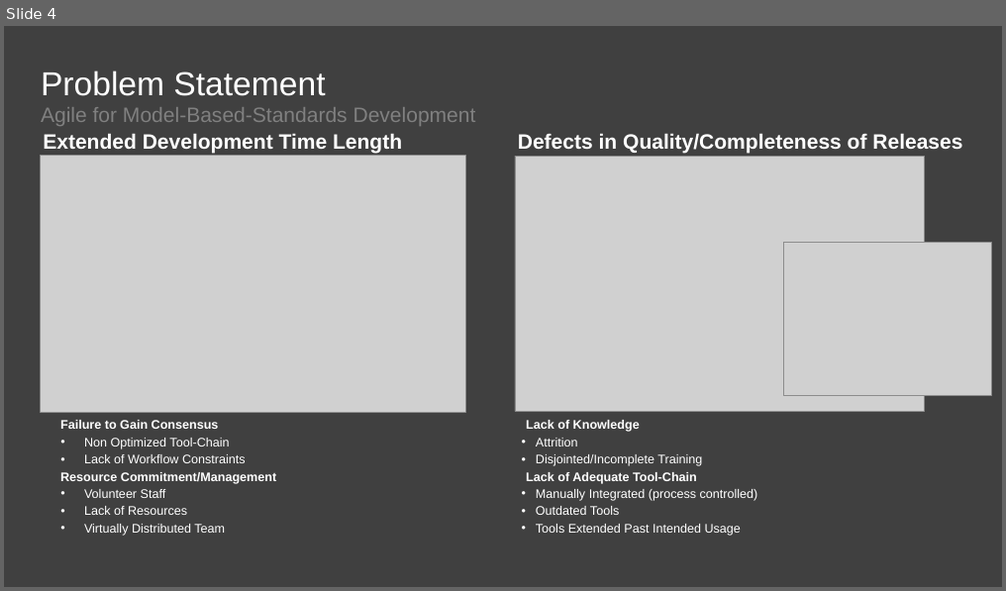
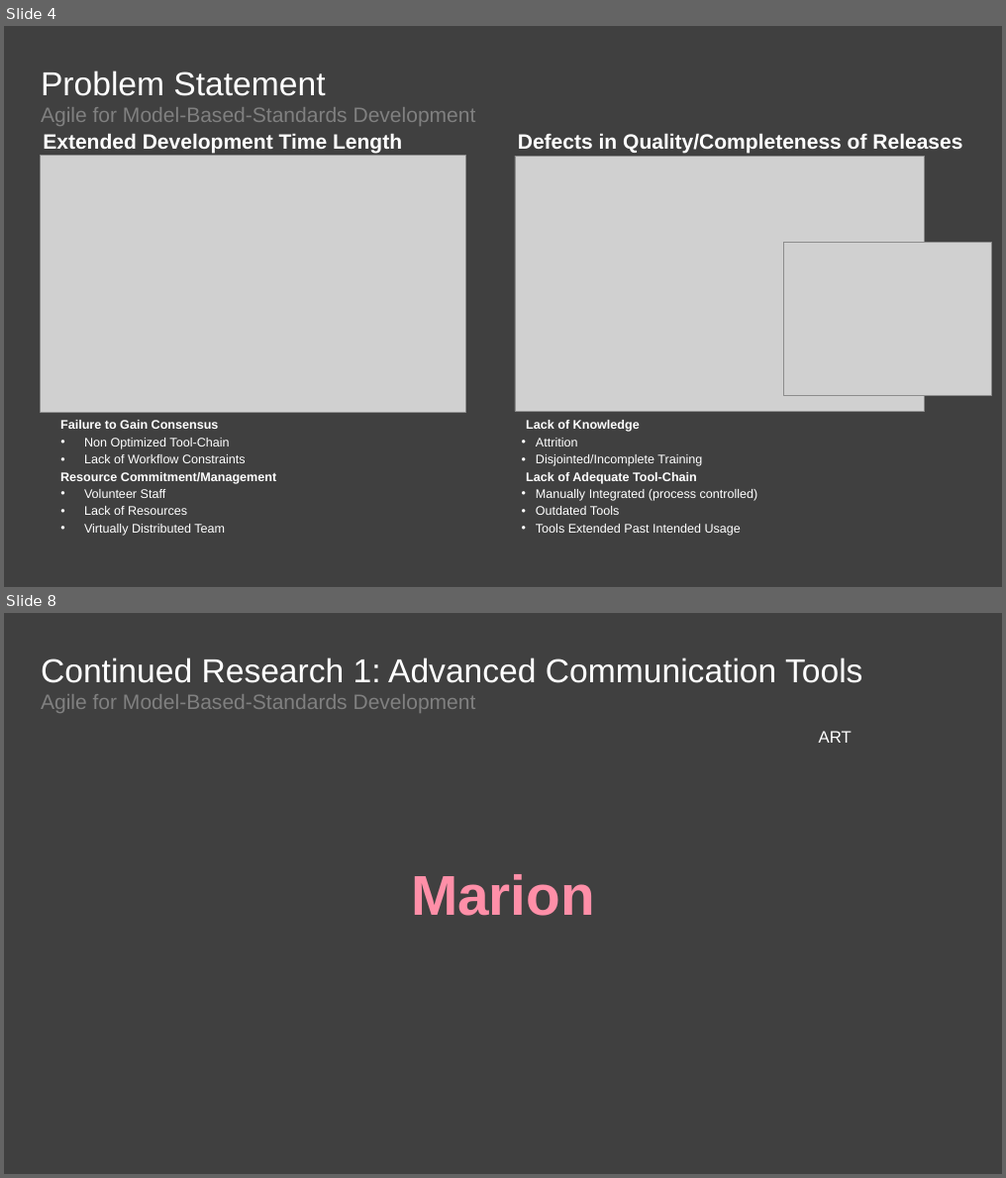
Before and after one commit to agile4mbsd/papers, a slide deck: 01 - Agile for Model-Based Standards Development/D - Presentations/PDES.Presentation.pptx. Shown one above the other, each under a label of ours: slide 4 before the commit, slides 4 and 8 after it; the slides between them are not shown. The pictures are 1006x591 and 1006x1178 pixels, drawn with LibreOffice and Linux fonts; fonts in the diff are those of the drawing; grey boxes stand for pictures; background and template pictures are left out. Boxes give left, top, right and bottom in pixels: in the first picture for what was removed or moved away, otherwise in the second. Text is boxed around its words. In the diff, an @@ line names an element or a change of style, - is before the commit and + after.

```diff
--- a/01 - Agile for Model-Based Standards Development/D - Presentations/PDES.Presentation.pptx
+++ b/01 - Agile for Model-Based Standards Development/D - Presentations/PDES.Presentation.pptx
@@ slide 8 added at [4,613,1002,1174], background #404040 @@
@@ title added at [41,658,862,683], 32 pt, text #FFFFFF @@
+Continued Research 1: Advanced Communication Tools
@@ text added at [41,694,476,713], 20 pt, text #808080 @@
+Agile for Model-Based-Standards Development
@@ text added at [819,731,851,743], 16 pt, text #FFFFFF @@
+ART
@@ text added at [411,874,595,916], 54 pt, text #FF8FA8, bold @@
+Marion
```
Also in this commit, not shown: 4 slides changed, 3 other slides added.
